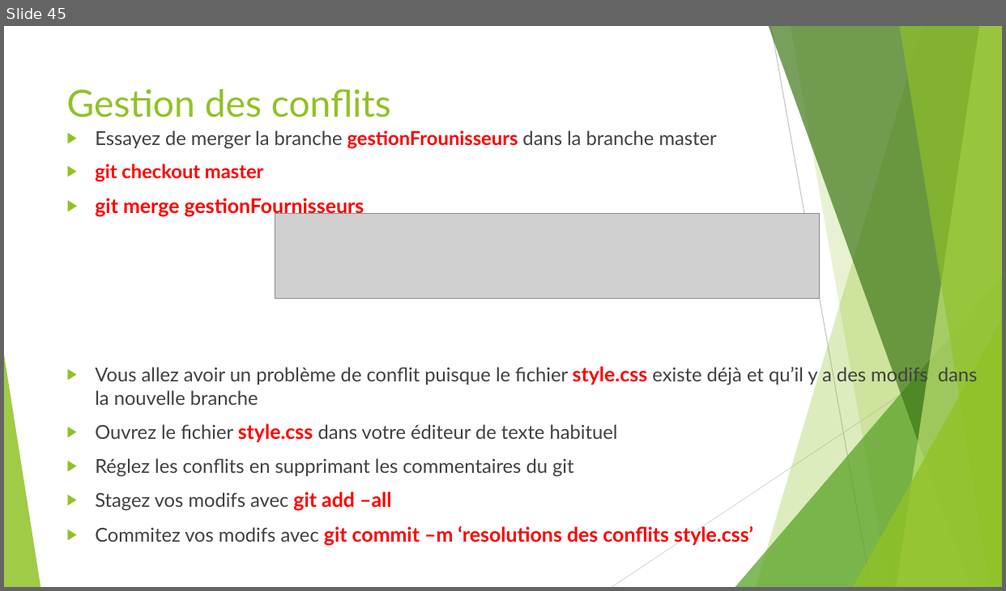
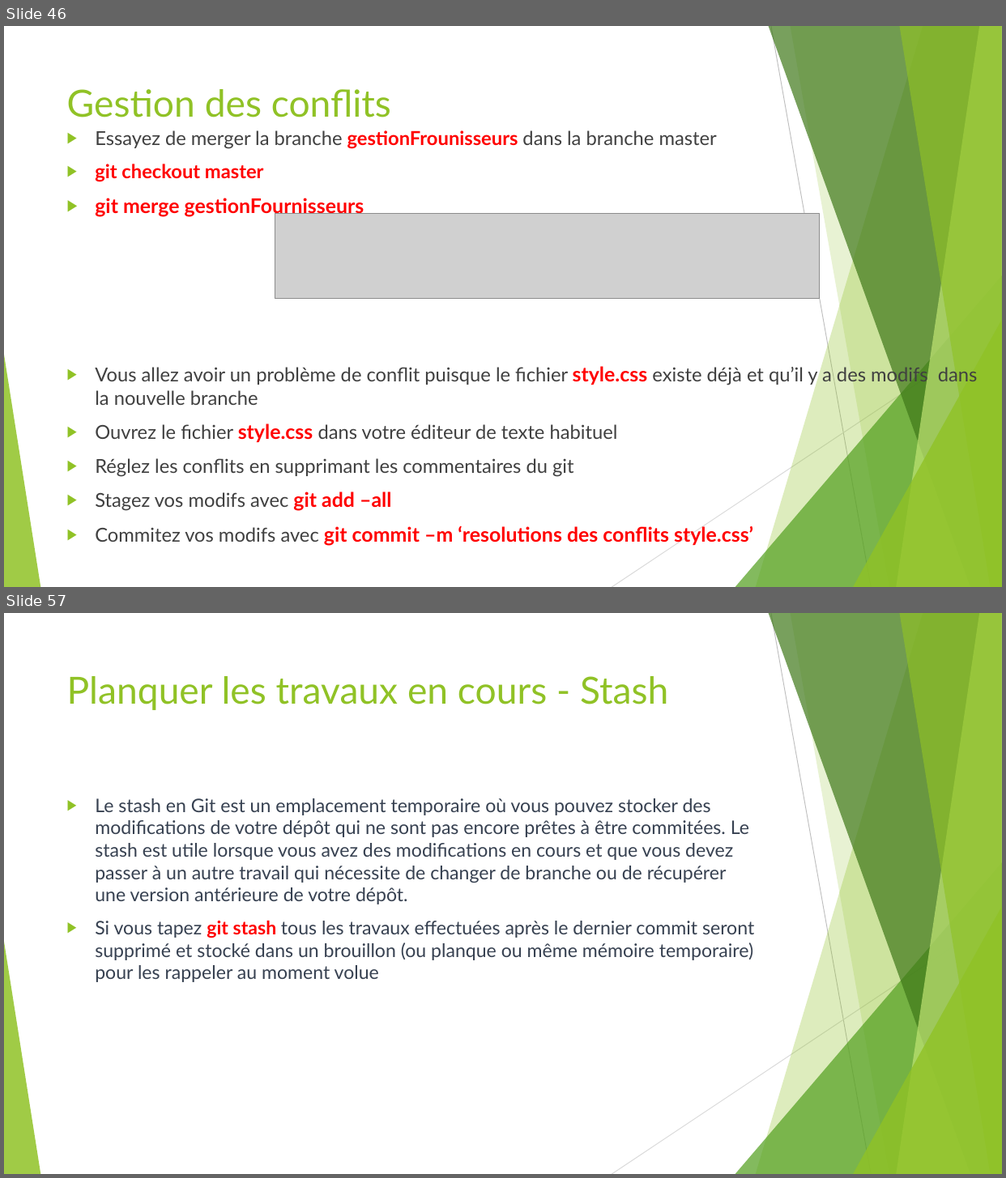
Before and after one commit to ousrah/DEV202, a slide deck: git/Formation Git.pptx. Shown one above the other, each under a label of ours: slide 45 before the commit, slides 46 and 57 after it; the slides between them are not shown. The pictures are 1006x591 and 1006x1178 pixels, drawn with LibreOffice and Linux fonts; fonts in the diff are those of the drawing; grey boxes stand for pictures. Boxes give left, top, right and bottom in pixels: in the first picture for what was removed or moved away, otherwise in the second. Text is boxed around its words. In the diff, an @@ line names an element or a change of style, - is before the commit and + after.

```diff
--- a/git/Formation Git.pptx
+++ b/git/Formation Git.pptx
@@ slide 57 added at (4, 613, 1002, 1174), background #FFFFFF; not listed: 10 template elements that a slide beside it also shows @@
@@ title added at (67, 676, 668, 710), 36 pt, text #90C226 @@
+Planquer les travaux en cours - Stash
@@ text added at (95, 798, 754, 982), 18 pt, text #374151 @@
+▶ Le stash en Git est un emplacement temporaire où vous pouvez stocker des modifications de votre dépôt qui ne sont pas encore prêtes à être commitées. Le stash est utile lorsque vous avez des modifications en cours et que vous devez passer à un autre travail qui nécessite de changer de branche ou de récupérer une version antérieure de votre dépôt.
+▶ Si vous tapez git stash tous les travaux effectuées après le dernier commit seront supprimé et stocké dans un brouillon (ou planque ou même mémoire temporaire) pour les rappeler au moment volue
@@ what was slide 45 is now slide 46 @@
```
Also in this commit, not shown: 4 slides changed, 20 other slides added, 1 slide removed.
